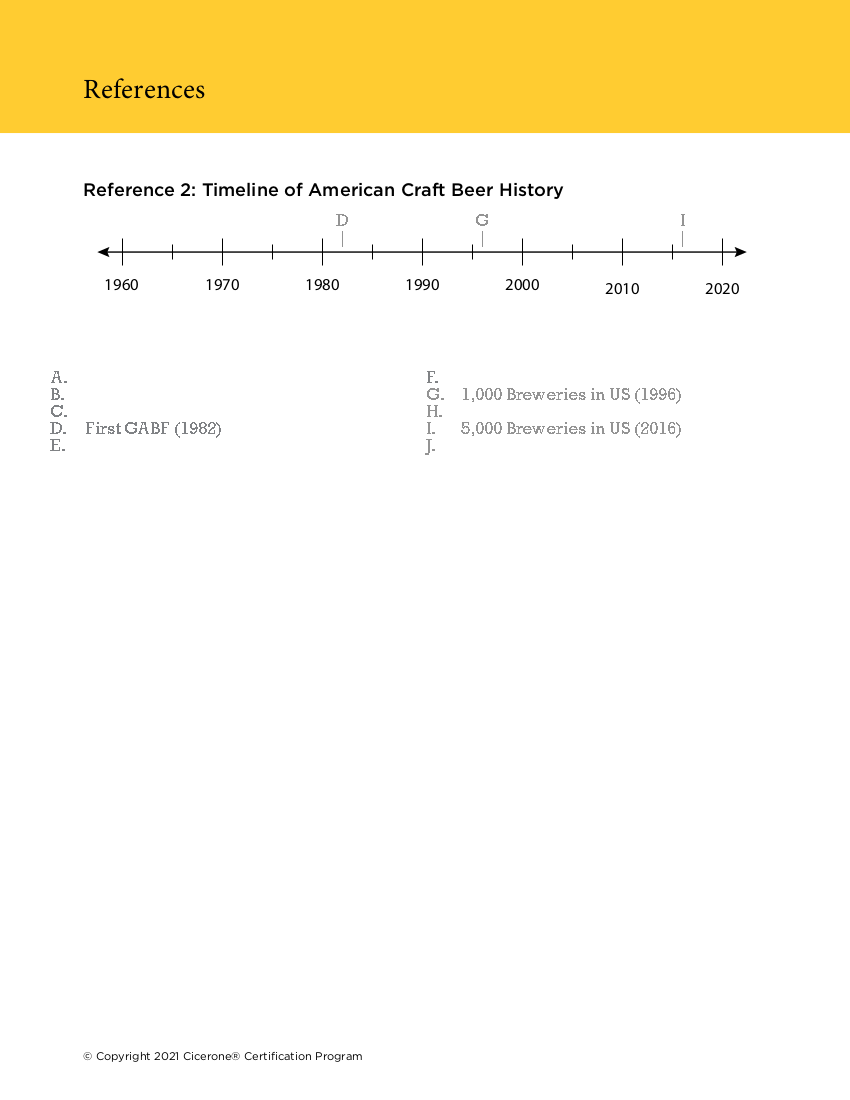
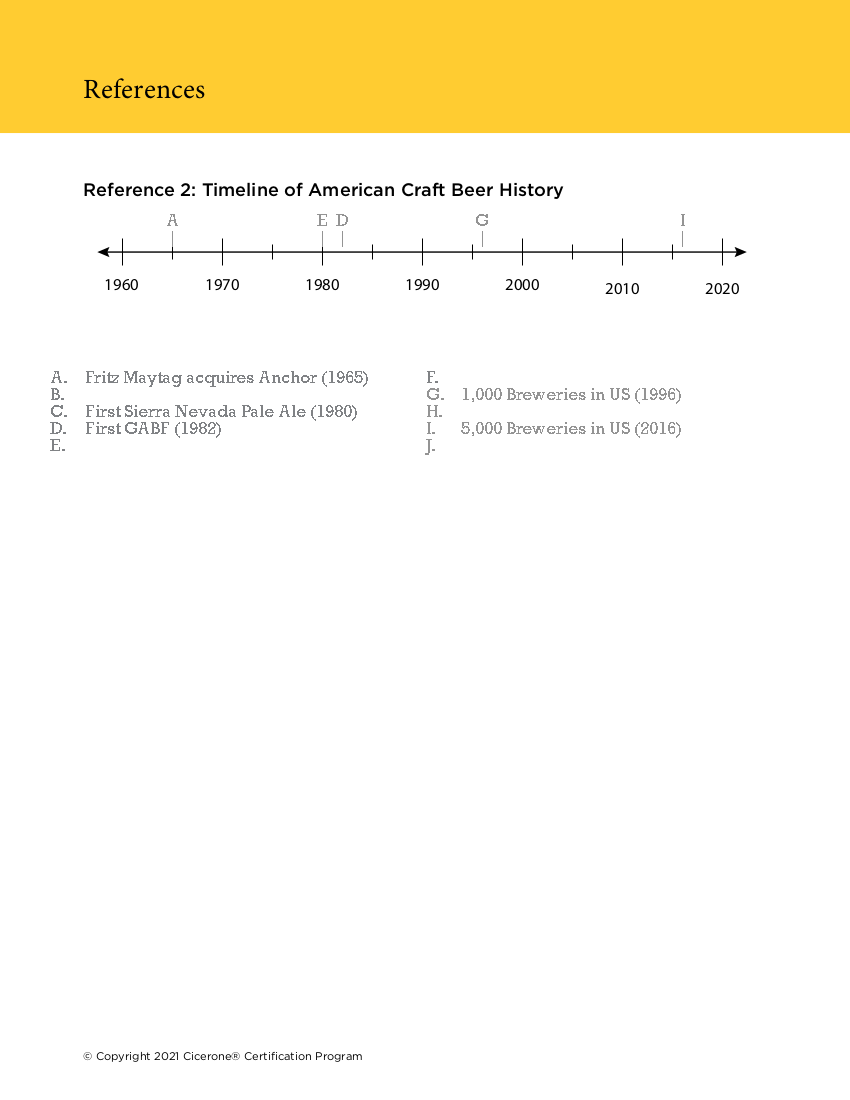
Revision of a layered 850 × 1100 image; what changed, layer by layer:
added layer "A ..." above "E ..." over [167, 214, 178, 247]
added layer "E ..." above "A. Fritz Maytag acquires Ancho..." over [317, 214, 327, 247]
renamed "A. ..." to "A. Fritz Maytag acquires Ancho...", painted on it over [86, 371, 368, 421]
